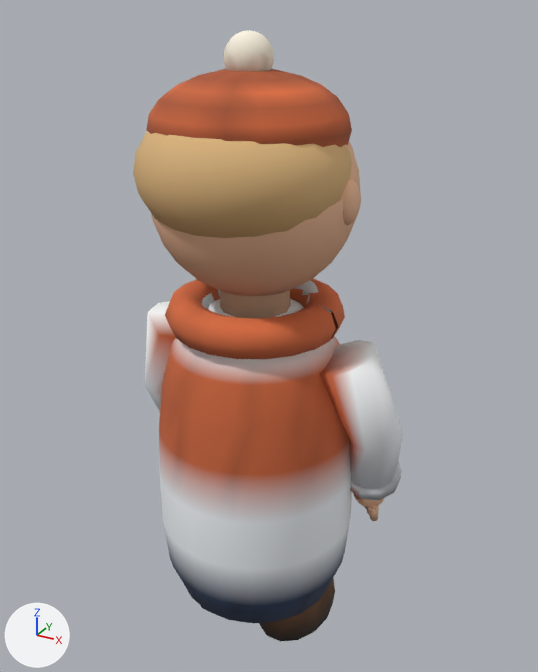
The glTF model assets/models/pasha.glb as it was, and as the next commit left it.
Before and after are seen from a camera (50 mm lens) standing at (0.948, -1.645, 1.786) and looking at (0.02, 0.042, 0.943). The lights are fixed; the arrows at lower left show +X, +Y and +Z. The older version comes first. Where no turn or scale is listed for an object, it has been applied to the vertices.

The first picture shows 'Body', 'Head'.
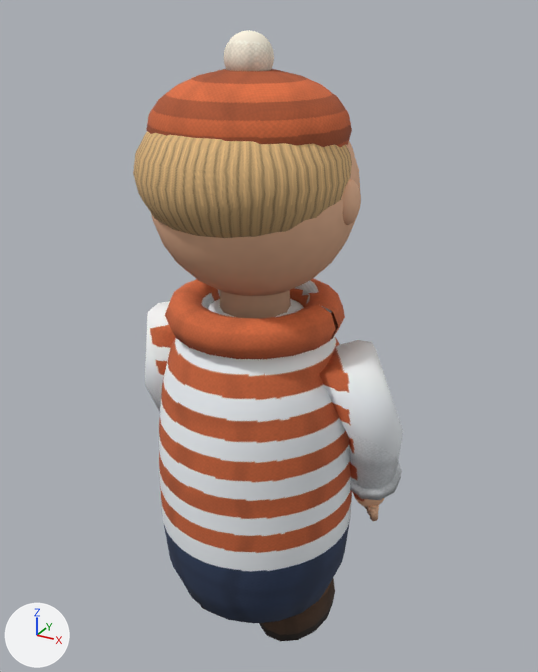
Boxes [x1, y1, x2, y2] around the edits, measured in the pictures (538 x 672 px):
'Body', recoloured, surface changed: [145, 280, 395, 627] in both
part 3 of me_head, edited (looks the same): [133, 30, 361, 296] in both

The change, as a diff of the scene's bpy script:
```diff
--- a/assets/models/pasha.glb.py
+++ b/assets/models/pasha.glb.py
@@ img_pasha_albedo @@
+img_pasha_albedo = load_image('pasha_albedo', '_unpacked/pasha_albedo', 1024, 1024, 'sRGB')
@@ mat_pasha_mat @@
+mat_pasha_mat = principled_material('pasha_mat')
+mat_pasha_mat.texture = img_pasha_albedo
+mat_pasha_mat.roughness = 0.9
@@ me_body @@
 me_body.from_pydata(...)  # 1610 vertices, 3092 faces; spans x -0.421..0.421, y -0.289..0.289, z 0.0..1.14
 # used by ob_body; location = (0.0, 0.0, 0.0)
-me_body.materials.append(mat_vc)
+# me_body part 1: texture (UV) coordinates changed
+# me_body part 2: vertex colours changed
+me_body.materials.append(mat_pasha_mat)  # picture img_pasha_albedo
@@ me_head @@
 me_head.from_pydata(...)  # 3910 vertices, 7748 faces; spans x -0.287..0.287, y -0.32..0.31, z 0.01..0.66
 # used by ob_head; location = (0.0, 0.0, 1.08)
+# me_head part 3: 7748 faces spanning x -0.287..0.287, y -0.32..0.31, z 0.01..0.66 switch from mat_vc to mat_pasha_mat (picture img_pasha_albedo)
```
